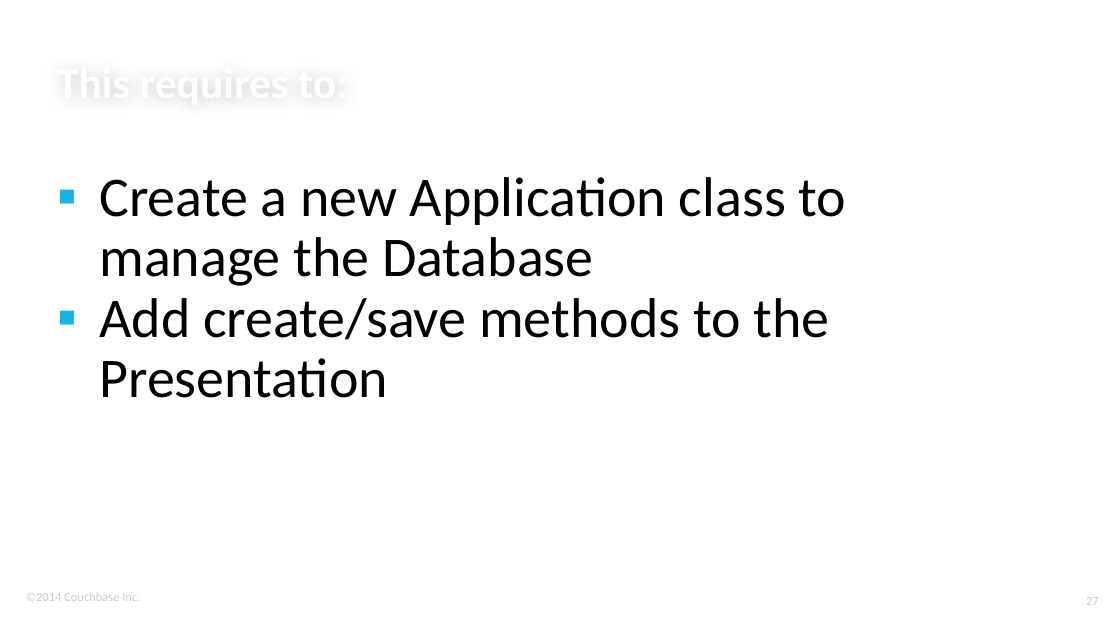
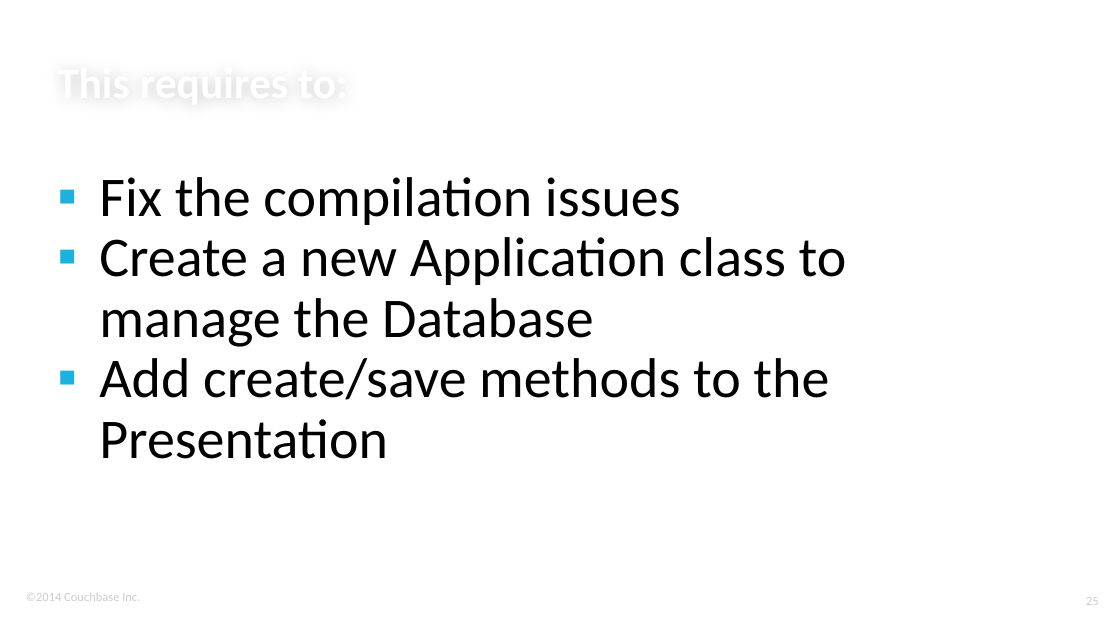
Before and after one commit to ldoguin/couchbase-mobile-android-workshop, a slide deck: slide 25 of AndroidWorkshopMasterDetailFlow.pptx (slide 27 before the commit). Drawn at 1120x630 pixels with LibreOffice and Linux fonts; fonts in the diff are those of the drawing; background and template pictures are left out. Boxes give left, top, right and bottom in pixels: in the first picture for what was removed or moved away, otherwise in the second. Text is boxed around its words. In the diff, an @@ line names an element or a change of style, - is before the commit and + after.

```diff
--- a/AndroidWorkshopMasterDetailFlow.pptx
+++ b/AndroidWorkshopMasterDetailFlow.pptx
@@ text at (x1=99, y1=177, x2=681, y2=225): paragraph added @@
+▪ Fix the compilation issues
@@ page number at (x1=1086, y1=597, x2=1099, y2=605): text changed @@
-27
+25
```
Also in this commit, not shown: 5 other slides changed.
